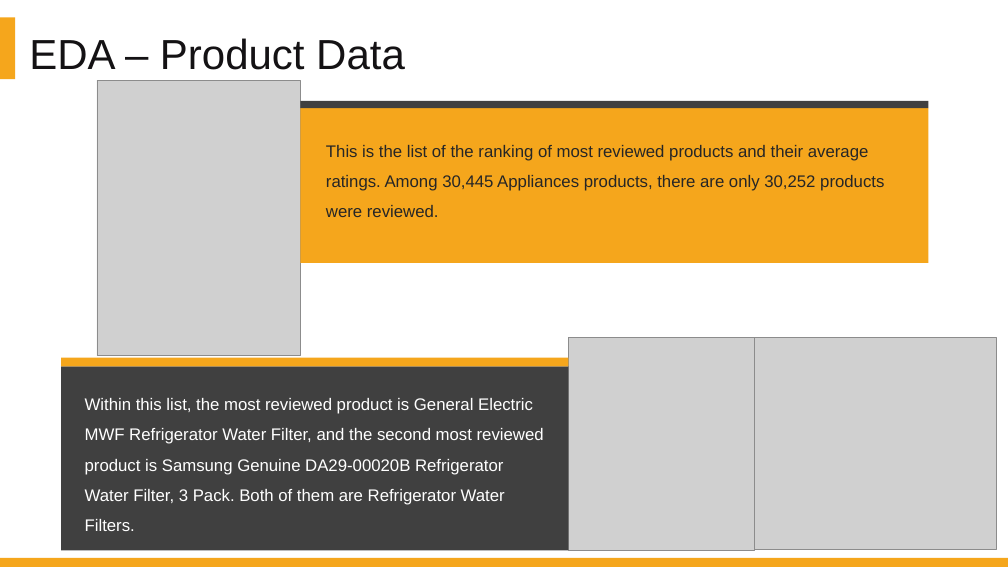
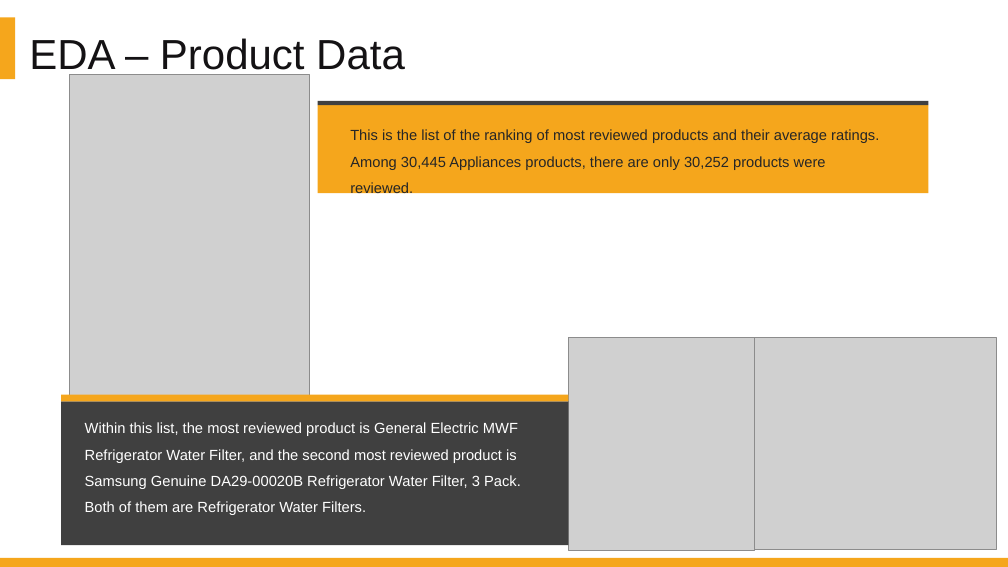
Before and after one commit to DATA-606-SPRING-2022/Jin_DATA606, a slide deck: slide 21 of presentation/Project_Presentation_EDA_v1.1.pptx (slide 20 before the commit). Drawn at 1008x567 pixels with LibreOffice and Linux fonts; fonts in the diff are those of the drawing; grey boxes stand for pictures. Boxes give left, top, right and bottom in pixels: in the first picture for what was removed or moved away, otherwise in the second. Text is boxed around its words. In the diff, an @@ line names an element or a change of style, - is before the commit and + after.

```diff
--- a/presentation/Project_Presentation_EDA_v1.1.pptx
+++ b/presentation/Project_Presentation_EDA_v1.1.pptx
@@ picture: place and size @@
-picture at (97, 80, 300, 356)
+picture at (70, 74, 309, 399)
@@ rectangle: place and size @@
-rectangle at (300, 101, 929, 108)
+rectangle at (318, 101, 929, 105)
@@ rectangle: place and size @@
-rectangle at (300, 108, 929, 263)
+rectangle at (318, 105, 929, 194)
@@ text "This is the list of ..." at (350, 129, 879, 170): size 16 to 14 pt @@
@@ text "This is the list of ...": place and size @@
-text "This is the list of ..." at (326, 145, 884, 217)
+text "This is the list of ..." at (350, 129, 879, 170)
@@ rectangle: place and size @@
-rectangle at (61, 367, 569, 551)
+rectangle at (61, 402, 569, 545)
@@ rectangle: place and size @@
-rectangle at (61, 358, 569, 367)
+rectangle at (61, 395, 569, 402)
@@ text "Within this list, the most ...": place and size @@
-text "Within this list, the most ..." at (85, 398, 544, 531)
+text "Within this list, the most ..." at (85, 422, 521, 515)
@@ text "Within this list, the most ..." at (85, 422, 521, 515): size 16 to 14 pt @@
```
Also in this commit, not shown: 9 other slides changed, 1 slide added.
